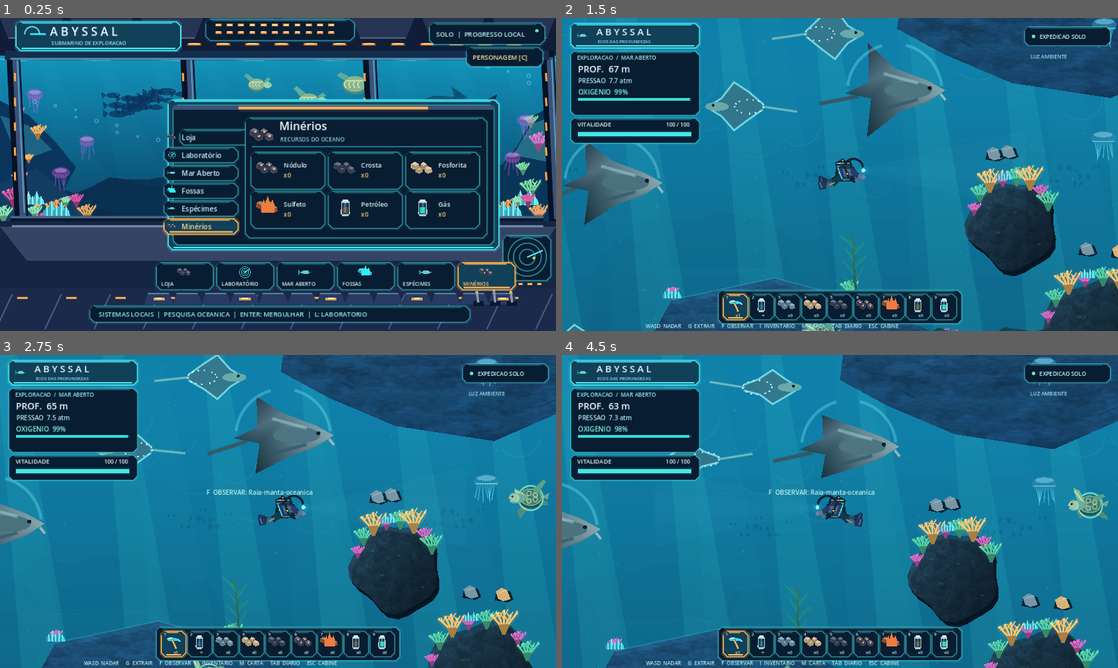
Above: before the commit, frames 1-4 (two rows, left to right).
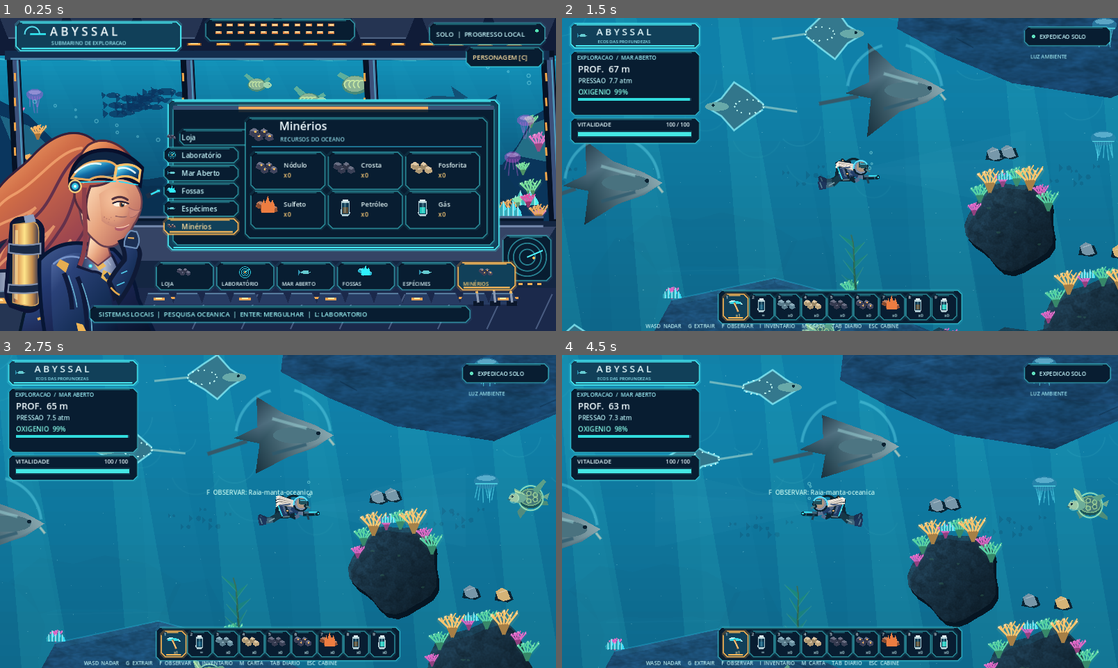
Above: after the commit, the same moments.

Repository: Esaneto/Abyssal
Game: Godot game, scene res://scenes/main.tscn
The game is run twice, just before and just after one commit, with the same random seed, the same clock (stepped at 60 frames per second) and the same inputs.
Inputs (mouse positions are in pixels of both pictures, inside the frame that each line leads up to):
- Up to frame 1 (0.25 s): no input
- Up to frame 2 (1.5 s): tap Enter at 0.5 s; move the mouse to (962, 158) at 0.52 s; hold D (move_right) 0.53-1.25 s; hold G (extract) 0.53-1.25 s; click (962, 158) at 0.67 s; tap Space at 0.77, 1.07 s; drag from (728, 190) to (812, 237) at 1.27 s
- Up to frame 3 (2.75 s): move the mouse to (333, 442) at 2.02 s; hold D (move_right) from 2.03 s (still down); tap 1 at 2.1 s
- Up to frame 4 (4.5 s): release D (move_right) at 2.75 s; drag from (812, 574) to (673, 464) at 2.77 s; move the mouse to (1006, 558) at 3.52 s; hold A (move_left) 3.53-4.25 s; tap L at 3.6 s; tap Space at 3.77, 4.07 s; drag from (673, 464) to (756, 433) at 4.27 s

The runs differ from the first frame. In frame 1, 11% of the frame differs, in the area x 0-29%, y 36-100%; in frame 2, 0.2%; in frame 3, 0.3%; in frame 4, 0.3%.
Error before the commit: Parse Error: Cannot find property "translated" on base "Rect2". (res://scripts/diver_paper_doll.gd:44)

Commit message:
fix(godot): correct Rect2 sprite offset and explicit typed cosmetic regression fixtures

Diff:
--- a/godot-client/scripts/ci_functional_smoke.gd
+++ b/godot-client/scripts/ci_functional_smoke.gd
@@ -20,7 +20,7 @@
 	if saved.appearance_snapshot()["body"]!="female":
 		_fail("Perfil antigo nao preservou aparencia feminina padrao", 45)
 		return
-	var male := saved.appearance_snapshot()
+	var male: Dictionary = saved.appearance_snapshot()
 	male["body"]="male"
 	male["hair"]="short"
 	male["hair_color"]="black"
@@ -31,7 +31,7 @@
 	if saved.appearance_snapshot()!=male:
 		_fail("Seis slots de aparencia nao foram aplicados", 46)
 		return
-	var impossible := male.duplicate()
+	var impossible: Dictionary = male.duplicate()
 	impossible["suit"]="untrusted-skin-ID"
 	saved.set_appearance(impossible)
 	if saved.appearance_snapshot()["suit"]!="abyss":
@@ -91,7 +91,7 @@
 		_fail("O novo loadout visual foi perdido no save v1", 49)
 		return
 	# Older saves lack appearance entirely. This must not prevent loading.
-	var old_data := saved.profile.duplicate(true)
+	var old_data: Dictionary = saved.profile.duplicate(true)
 	old_data.erase("appearance")
 	var legacy_path := "user://godot_cosmetic_legacy.json"
 	var legacy_file := FileAccess.open(legacy_path,FileAccess.WRITE)
--- a/godot-client/scripts/diver_paper_doll.gd
+++ b/godot-client/scripts/diver_paper_doll.gd
@@ -41,12 +41,12 @@
 	var mask_tint: Color = Color.WHITE if look["mask"]=="aqua" else Color("#ffe0b4")
 	# Hair starts behind the seat and suit, while the fringe is in front of the face.
 	var sway := sin(time_s*0.74)*2.1 if look["hair"]!="short" else 0.4*sin(time_s)
-	_paint_layer(c,_back_hair(str(look["hair"])),rect.translated(Vector2(sway,0)),hair_tint)
+	_paint_layer(c,_back_hair(str(look["hair"])),Rect2(rect.position + Vector2(sway,0),rect.size),hair_tint)
 	_paint_layer(c,CHAIR,rect)
 	_paint_layer(c,TANK,rect)
 	_paint_layer(c,SUIT,rect,suit_tint)
 	_paint_layer(c,FACE_F if look["body"]=="female" else FACE_M,rect)
-	_paint_layer(c,_front_hair(str(look["hair"])),rect.translated(Vector2(sway*0.28,0)),hair_tint)
+	_paint_layer(c,_front_hair(str(look["hair"])),Rect2(rect.position + Vector2(sway*0.28,0),rect.size),hair_tint)
 	_paint_layer(c,MASK,rect,mask_tint)
 	_paint_layer(c,ARM,rect,suit_tint)
 	# Luminescent mask rim in the chosen visor palette.
